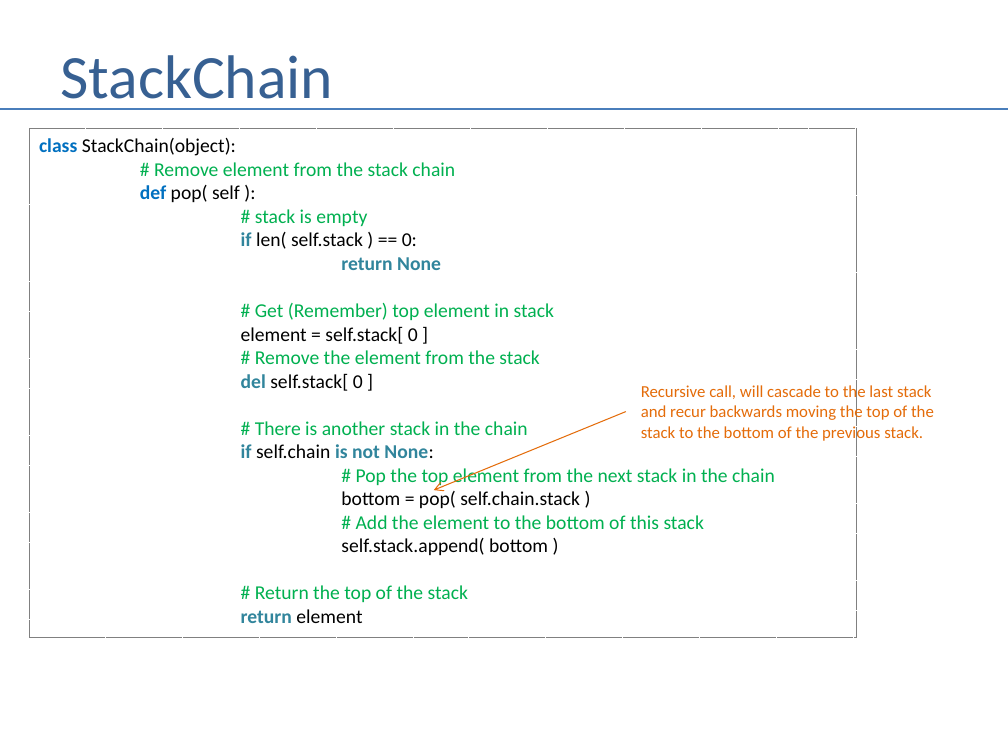
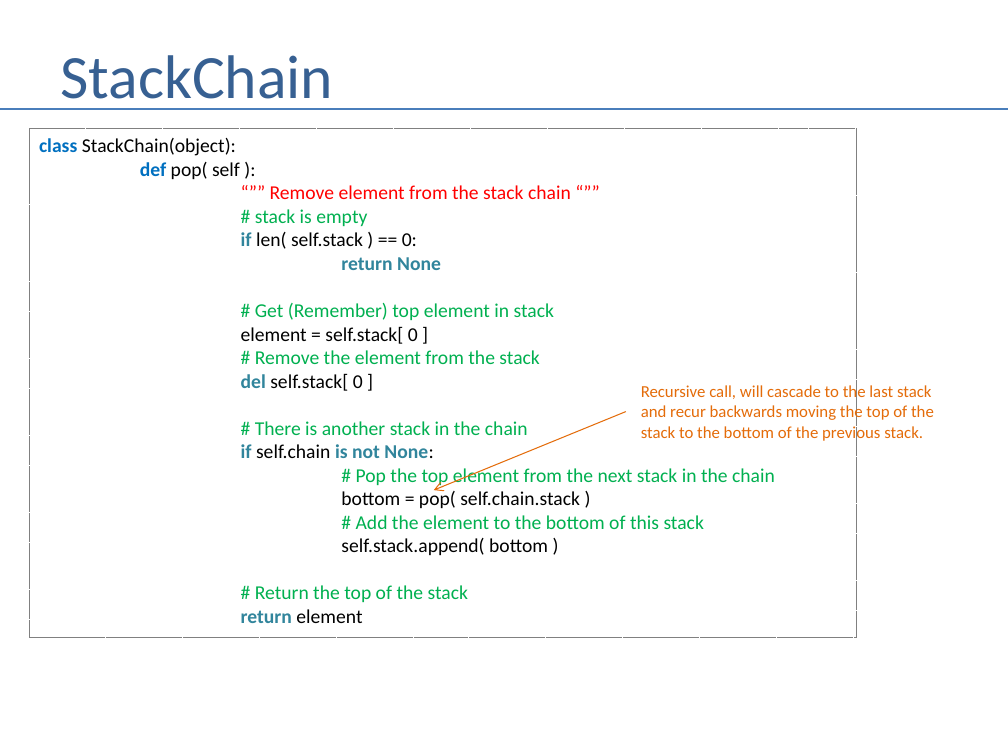
Before and after one commit to andrewferlitsch/Portland-Data-Science-Group, a slide deck: slide 33 of Presentations/Whiteboarding.pptx. Drawn at 1008x756 pixels with LibreOffice and Linux fonts; fonts in the diff are those of the drawing. Boxes give left, top, right and bottom in pixels: in the first picture for what was removed or moved away, otherwise in the second. Text is boxed around its words. In the diff, an @@ line names an element or a change of style, - is before the commit and + after.

```diff
--- a/Presentations/Whiteboarding.pptx
+++ b/Presentations/Whiteboarding.pptx
@@ text in rectangle at <box>154,162,455,176</box>: paragraph removed @@
-# Remove element from the stack chain
@@ text in rectangle at <box>270,185,571,199</box>: paragraph added @@
+“”” Remove element from the stack chain “””
```
Also in this commit, not shown: 7 other slides changed, 1 other file.
